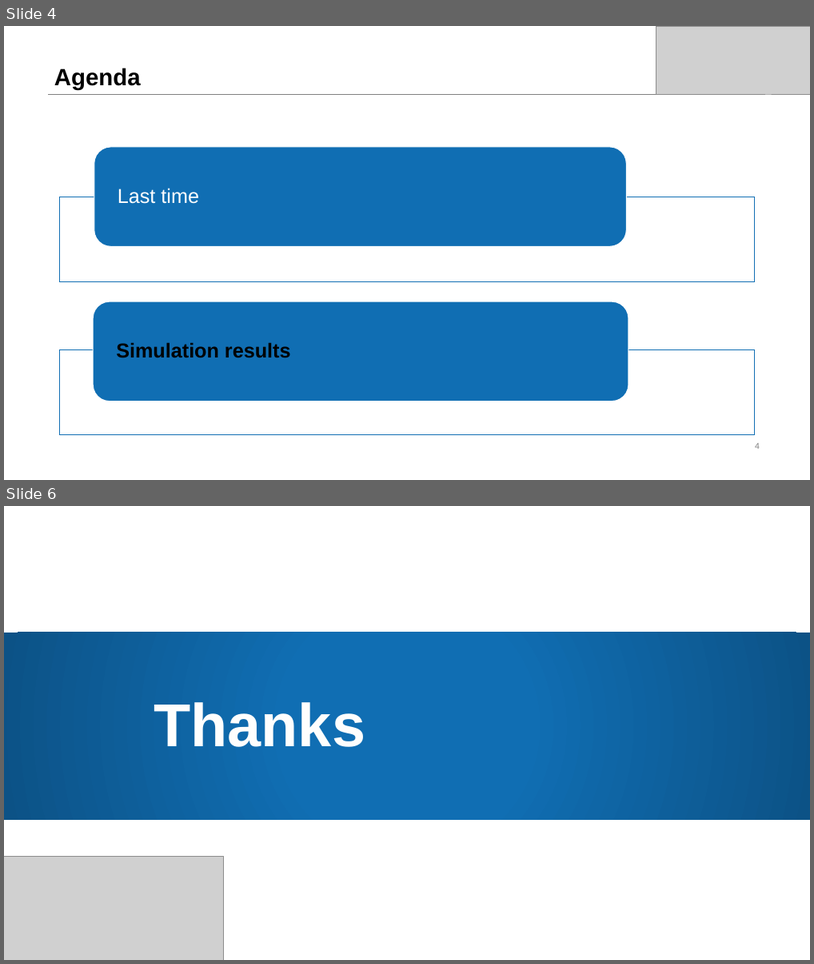
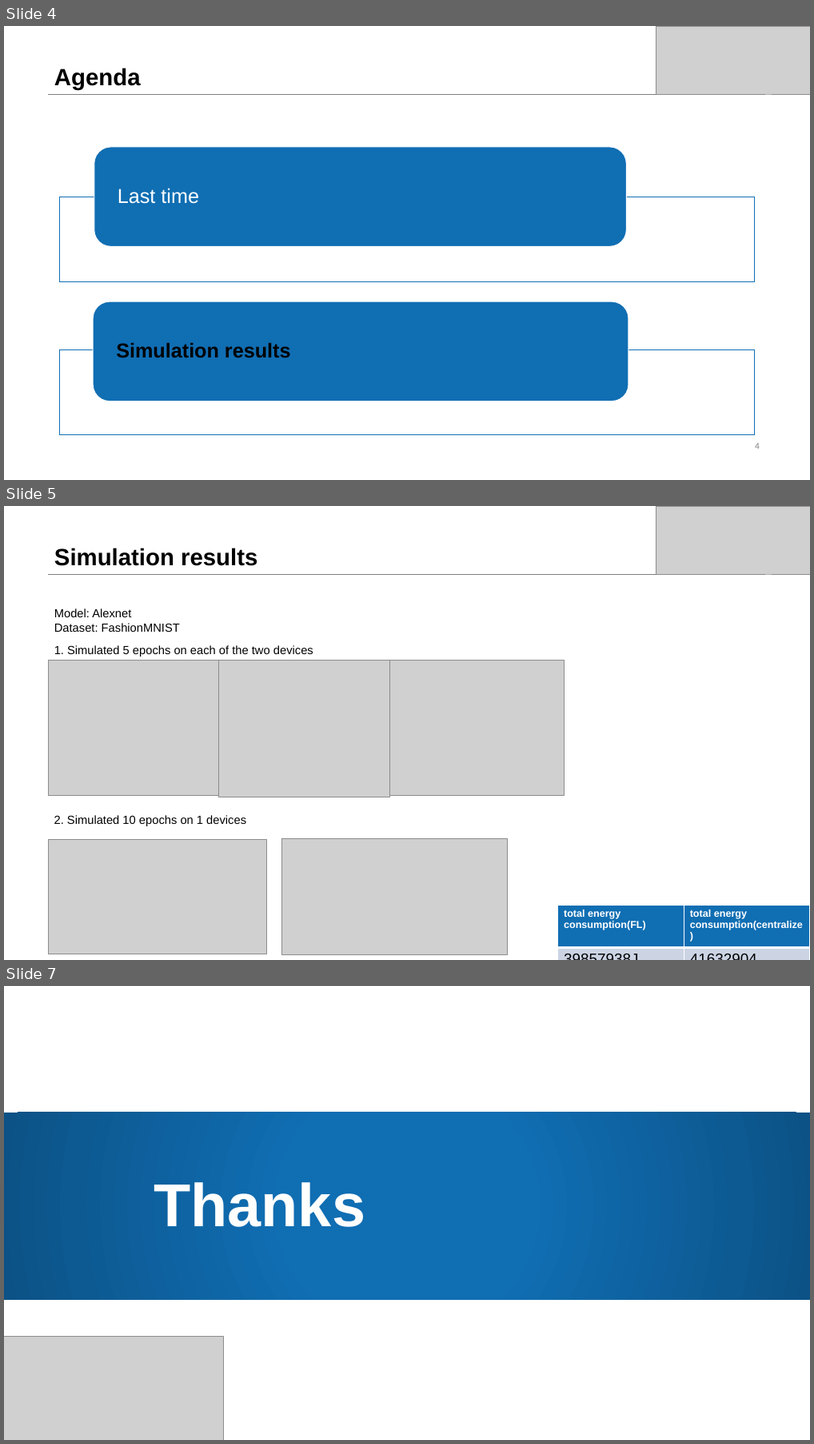
Before and after one commit to dtjgp/GreenAI, a slide deck: presentation/4th_presentation/GreenAI_4th.pptx. Shown one above the other, each under a label of ours: slides 4 and 6 before the commit, slides 4, 5 and 7 after it; the slides between them are not shown. The pictures are 814x964 and 814x1444 pixels, drawn with LibreOffice and Linux fonts; fonts in the diff are those of the drawing; grey boxes stand for pictures; background and template pictures are left out. Boxes give left, top, right and bottom in pixels: in the first picture for what was removed or moved away, otherwise in the second. Text is boxed around its words. In the diff, an @@ line names an element or a change of style, - is before the commit and + after.

```diff
--- a/presentation/4th_presentation/GreenAI_4th.pptx
+++ b/presentation/4th_presentation/GreenAI_4th.pptx
@@ slide 5 added at box(4, 506, 810, 960), background #FFFFFF; not listed: 1 template element that a slide beside it also shows @@
@@ picture added at box(657, 506, 810, 574) @@
@@ title added at box(54, 548, 258, 566), 28 pt, text #000000, bold @@
+Simulation results
@@ text added at box(54, 608, 180, 632), 14 pt, text #000000 @@
+Model: Alexnet
+Dataset: FashionMNIST
@@ text added at box(54, 645, 314, 656), 14 pt, text #000000 @@
+1. Simulated 5 epochs on each of the two devices
@@ picture added at box(48, 660, 218, 795) @@
@@ picture added at box(218, 660, 390, 797) @@
@@ picture added at box(390, 660, 565, 795) @@
@@ text added at box(54, 815, 246, 826), 14 pt, text #000000 @@
+2. Simulated 10 epochs on 1 devices
@@ picture added at box(48, 840, 266, 954) @@
@@ picture added at box(282, 838, 507, 955) @@
@@ table added at box(558, 904, 810, 960), 2 rows, 2 columns @@
+total energy consumption(FL) | total energy consumption(centralize)
+39857938J | 41632904
@@ what was slide 6 is now slide 7 @@
```
Also in this commit, not shown: 1 slide changed, 1 other slide added, 1 slide removed, 6 other files.
